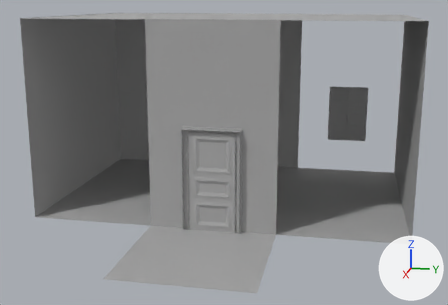
The FBX model Bed_Time_Story/Assets/01Assets/MainAsset/KidRoom/ROOM_BOY/MESH/SM_Room_Wall.fbx: old version first, new version second.
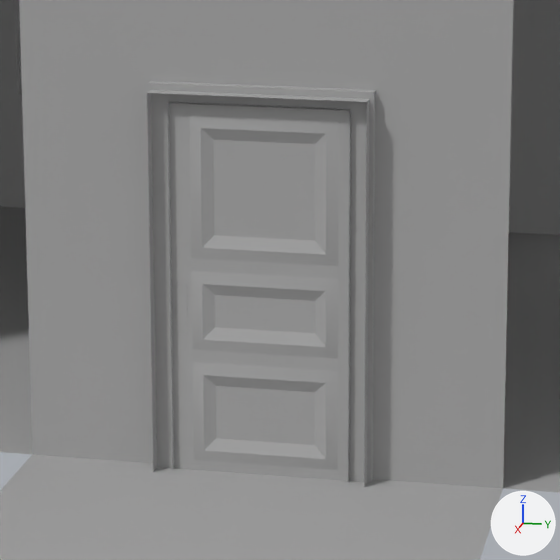
Old and new are each drawn whole from a 50 mm camera at (1998.0, 395.0, 698.0) aimed at (29.0, 1.0, 206.0) and again close up on the part from 32% to 65% of the width and 34% to 83% of the height. The axes (+X, +Y, +Z) are drawn at lower right. The lights are the same throughout. Where no turn or scale is listed for an object, it has been applied to the vertices. Vertices at the same position are counted once.

In view in the first close-up: 'Door', 'Floor', 'Floor_corridor', 'Wall_Door2', 'Wall_Window', 'Windows2'.
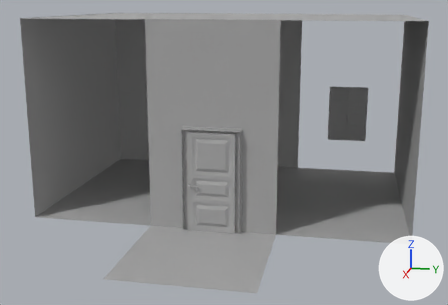
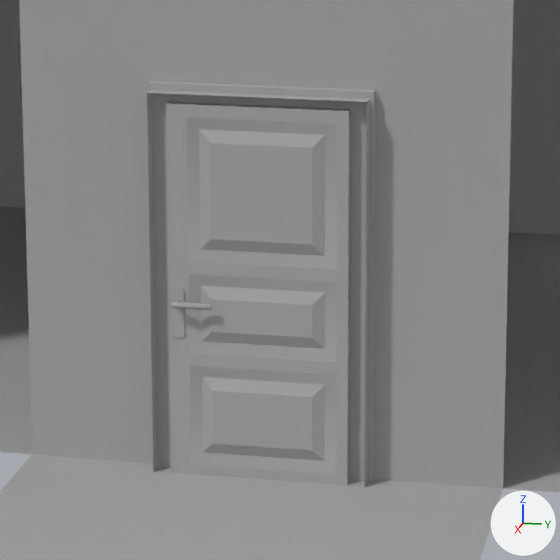
The newer file is also rescaled (x100.0), turned or shifted as a whole; pictures and numbers use the older file's frame.

Boxes [x1, y1, x2, y2] around the edits, measured in the close-ups (560 x 560 px):
'Door', reshaped (19% narrower)
    before: [147, 81, 375, 483]
    after: [166, 102, 351, 485]
part 1 of me_mesh_002, added
    after: [147, 81, 375, 483]
part 2 of me_mesh_003, added
    after: [166, 103, 350, 485]
part 3 of me_mesh_003, added
    after: [172, 300, 212, 310]
part 4 of me_mesh_003, added
    after: [172, 287, 185, 338]

The change in detail:
me_mesh_003 has 156 vertices, 142 faces and spans x 398.0..414.0, y -91.0..93.0, z -3.0..325.0.
me_mesh_003 is used by ob_door; location (-190.4, -0.6, 1.5).
me_mesh_003 part 2: the loose piece of 52 vertices spanning x 407.0..414.0, y -74.0..75.0, z -3.0..311.0 is copied, and the copy is mirrored in x about its middle, then moved by (6.0, 0.0, 0.0); it spans x 413.0..420.0, y -74.0..75.0, z -3.0..311.0.
me_mesh_003 part 3: the loose piece of 48 vertices spanning x 398.0..408.0, y -68.0..-35.0, z 144.0..149.0 is copied, and the copy is mirrored in x about its middle, then moved by (21.0, 0.0, 0.0); it spans x 419.0..429.0, y -68.0..-35.0, z 144.0..149.0.
me_mesh_003 part 4: the loose piece of 16 vertices spanning x 407.0..409.0, y -71.0..-61.0, z 116.0..159.0 is copied, and the copy is mirrored in x about its middle, then moved by (11.0, 0.0, 0.0); it spans x 418.0..420.0, y -71.0..-61.0, z 116.0..159.0.
me_mesh_002 is used by ob_floor_corridor; location (410.0, -0.2, 0.0).
me_mesh_002 had 4 vertices, 1 face and spanned x -200.0..200.0, y -200.0..200.0, z 0.0.
me_mesh_002 now has 44 vertices, 33 faces and spans x -202.0..200.0, y -200.0..200.0, z -2.0..327.0.
me_mesh_002 part 1: a new loose piece of 40 vertices spanning x -202.0..-192.0, y -92.0..92.0, z -2.0..327.0, in mat_mat_door (grey #aaaaaa).
me_mesh_002 now uses material mat_mat_door (grey #aaaaaa).
